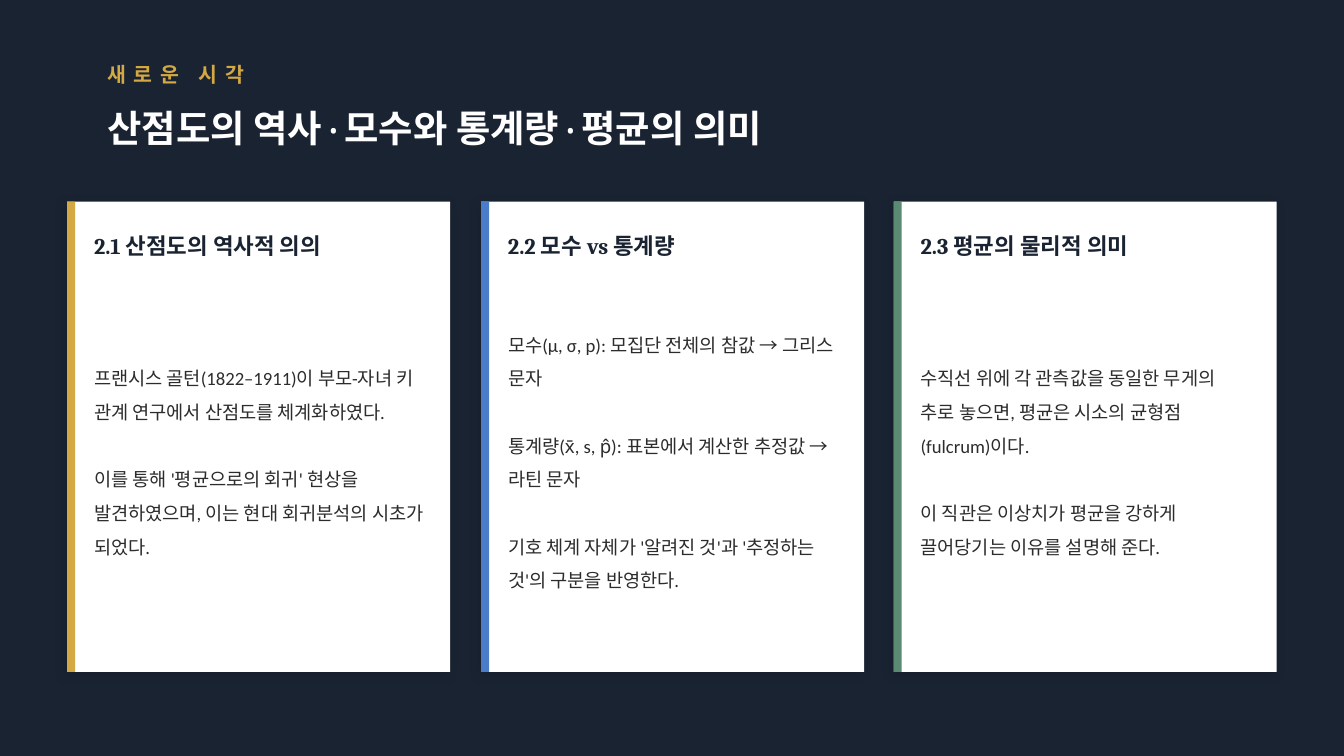
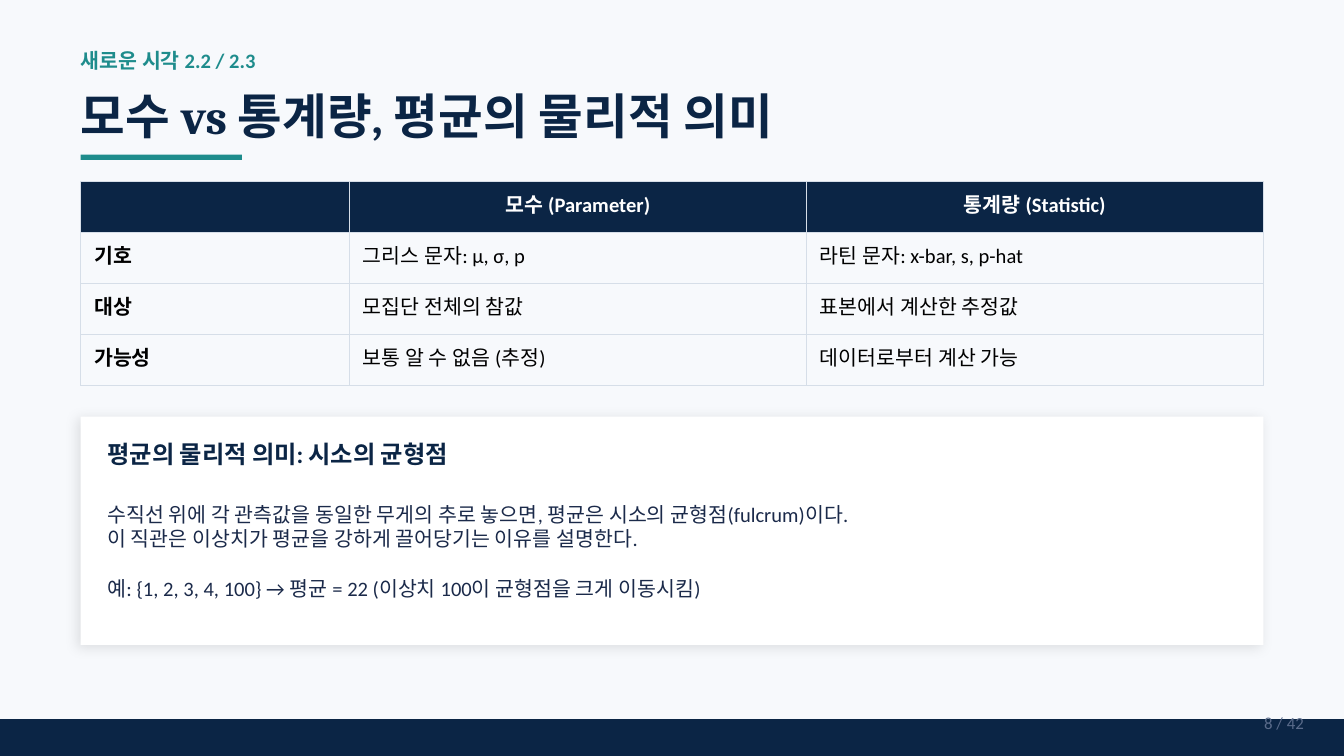
Before and after one commit to leina99-lab/classes, a slide deck: slide 8 of statistics_and_society/Chapter_02_1_Summarizing_Data.pptx (slide 5 before the commit). Drawn at 1344x756 pixels with LibreOffice and Linux fonts; fonts in the diff are those of the drawing. Boxes give left, top, right and bottom in pixels: in the first picture for what was removed or moved away, otherwise in the second. Text is boxed around its words. In the diff, an @@ line names an element or a change of style, - is before the commit and + after.

```diff
--- a/statistics_and_society/Chapter_02_1_Summarizing_Data.pptx
+++ b/statistics_and_society/Chapter_02_1_Summarizing_Data.pptx
@@ background #1A2332 to #F7F9FC @@
@@ text at (81,50,255,70): text changed; text colour #D4A843 to #1E8C8C @@
-새로운 시각
+새로운 시각 2.2 / 2.3
@@ text at (81,93,773,141): text changed; size 20 to 26 pt; text colour #FFFFFF to #0B2545 @@
-산점도의 역사 · 모수와 통계량 · 평균의 의미
+모수 vs 통계량, 평균의 물리적 의미
@@ rectangle added at (81,155,242,160), fill #1E8C8C @@
@@ rectangle removed at (67,202,450,672) @@
@@ rectangle removed at (67,202,75,672) @@
@@ table added at (81,181,1263,372), 4 rows, 3 columns @@
+ | 모수 (Parameter) | 통계량 (Statistic)
+기호 | 그리스 문자: μ, σ, p | 라틴 문자: x-bar, s, p-hat
+대상 | 모집단 전체의 참값 | 표본에서 계산한 추정값
+가능성 | 보통 알 수 없음 (추정) | 데이터로부터 계산 가능
@@ rectangle removed at (481,202,489,672) @@
@@ rectangle removed at (894,202,1277,672) @@
@@ rectangle removed at (894,202,902,672) @@
@@ text removed at (94,235,321,256) @@
-2.1 산점도의 역사적 의의
@@ text removed at (508,235,675,256) @@
-2.2 모수 vs 통계량
@@ text removed at (508,336,833,589) @@
-모수(μ, σ, p): 모집단 전체의 참값 → 그리스 문자
-통계량(x̄, s, p̂): 표본에서 계산한 추정값 → 라틴 문자
-기호 체계 자체가 '알려진 것'과 '추정하는 것'의 구분을 반영한다.
@@ text removed at (94,369,423,556) @@
-프랜시스 골턴(1822–1911)이 부모-자녀 키 관계 연구에서 산점도를 체계화하였다.
-이를 통해 '평균으로의 회귀' 현상을 발견하였으며, 이는 현대 회귀분석의 시초가 되었다.
@@ rectangle: place and size @@
-rectangle at (481,202,864,672)
+rectangle at (81,417,1263,645)
@@ text at (107,442,448,466): text changed; size 12 to 13 pt; font Cambria to Calibri; text colour #1A2332 to #0B2545 @@
-2.3 평균의 물리적 의미
+평균의 물리적 의미: 시소의 균형점
@@ text at (107,505,849,525): size 10 to 11 pt, text colour #2C2C2C to #1B2A4A in "수직선 위에 각 관측값을 동일한 무게의 추로 ..."; line spacing 1.5 to 1 @@
@@ text "수직선 위에 각 관측값을 동일한 ...": place and size @@
-text "수직선 위에 각 관측값을 동일한 ..." at (921,403,1181,556)
+text "수직선 위에 각 관측값을 동일한 ..." at (107,505,849,599)
@@ text at (107,529,700,599): text changed; size 10 to 11 pt; text colour #2C2C2C to #1B2A4A @@
-이 직관은 이상치가 평균을 강하게 끌어당기는 이유를 설명해 준다.
+이 직관은 이상치가 평균을 강하게 끌어당기는 이유를 설명한다.
+예: {1, 2, 3, 4, 100} → 평균 = 22 (이상치 100이 균형점을 크게 이동시킴)
@@ rectangle added at (0,719,1344,756), fill #0B2545 @@
@@ text added at (1264,715,1304,729), 9 pt, text #5A6B8A @@
+8 / 42
```
Also in this commit, not shown: 13 other slides changed, 28 slides added, 4 slides removed, 1 other file.
